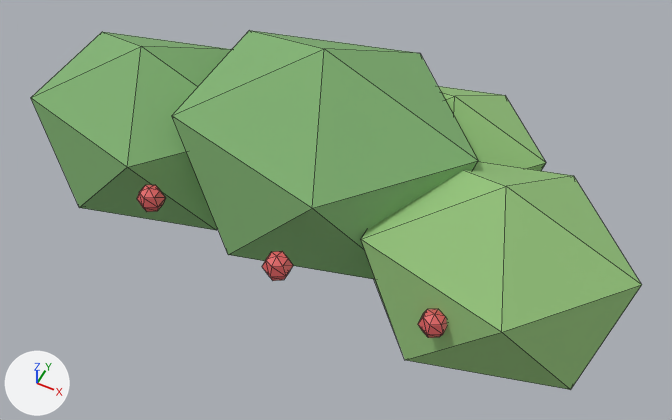
Two versions of the glTF model assets/models/courtyard/bush_wide.glb, one commit apart.
Both versions are drawn from a 50 mm camera at (0.795, -1.478, 2.083) aimed at (0.072, -0.033, 0.276). The lights are fixed; the arrows at lower left show +X, +Y and +Z. The first picture is the older version. Mesh edges are drawn as thin lines. Vertices at exactly the same position are counted once.

Objects in the first picture: 'BushWide'.
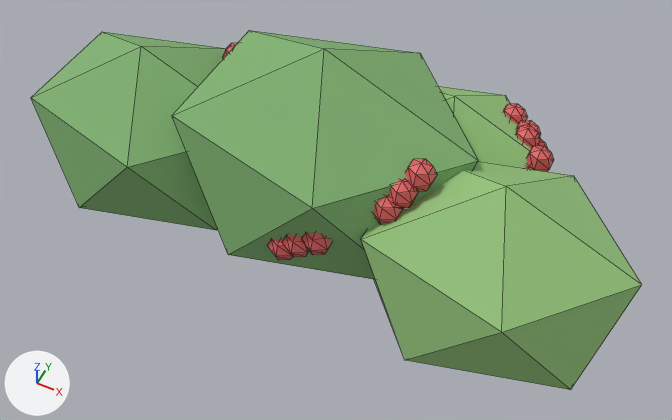
Boxes (x1, y1, x2, y2) around the edits, measured in the pictures (672 x 420 px; the box of a moved part takes in the faces that stretch with it):
part 1 of me_icosphere_011, moved or reshaped (not visible afterwards)
    before: (137, 185, 165, 212)
part 2 of me_icosphere_011, moved or reshaped (mostly hidden afterwards)
    before: (262, 251, 293, 281)
    after: (222, 43, 237, 59)
part 3 of me_icosphere_011, moved or reshaped (not visible afterwards)
    before: (418, 309, 447, 338)
part 4 of me_icosphere_011, added
    after: (282, 236, 309, 257)
part 5 of me_icosphere_011, added (red)
    after: (301, 233, 331, 255)
part 6 of me_icosphere_011, added
    after: (267, 239, 292, 260)
part 7 of me_icosphere_011, added
    after: (517, 120, 541, 136)
part 8 of me_icosphere_011, added
    after: (503, 104, 527, 124)
part 9 of me_icosphere_011, added (mostly hidden)
    after: (538, 139, 547, 148)
part 10 of me_icosphere_011, added (red)
    after: (389, 179, 418, 209)
part 11 of me_icosphere_011, added (red)
    after: (405, 159, 437, 191)
part 12 of me_icosphere_011, added (red)
    after: (374, 196, 402, 224)
part 13 of me_icosphere_011, added (red)
    after: (526, 146, 554, 172)
part 14 of me_icosphere_011, added
    after: (516, 126, 541, 148)

Patch to the scene script:
```diff
--- a/assets/models/courtyard/bush_wide.glb.py
+++ b/assets/models/courtyard/bush_wide.glb.py
@@ me_icosphere_011 @@
 # used by ob_bushwide; location = (0.0, 0.0, 0.0)
-me_icosphere_011.from_pydata(...)  # 108 vertices, 188 faces; spans x -0.84..0.84, y -0.41..0.5, z 0.02..0.72
+me_icosphere_011.from_pydata(...)  # 348 vertices, 620 faces; spans x -0.84..0.84, y -0.31..0.5, z 0.02..0.72
+# me_icosphere_011 part 1: the loose piece of 20 vertices spanning x -0.33..-0.27, y -0.34..-0.27, z 0.37..0.44 is moved by (-0.01, 0.52, 0.05)
+# me_icosphere_011 part 2: the loose piece of 20 vertices spanning x 0.07..0.13, y -0.41..-0.34, z 0.41..0.48 is moved by (-0.43, 0.56, 0.03)
+# me_icosphere_011 part 3: the loose piece of 20 vertices spanning x 0.42..0.48, y -0.34..-0.27, z 0.31..0.38 is moved by (-0.72, 0.55, 0.06)
+# me_icosphere_011 part 4: a new loose piece, a UV sphere (6 segments, 4 rings, poles along z) spanning x 0.034..0.103, y -0.268..-0.188, z 0.314..0.394, in mat_berry (red #e16161)
+# me_icosphere_011 part 5: a new loose piece, a UV sphere (6 segments, 4 rings, poles along z) spanning x 0.084..0.153, y -0.261..-0.181, z 0.344..0.424, in mat_berry (red #e16161)
+# me_icosphere_011 part 6: a new loose piece, a UV sphere (6 segments, 4 rings, poles along z) spanning x -0.006..0.063, y -0.272..-0.192, z 0.285..0.365, in mat_berry (red #e16161)
+# me_icosphere_011 part 7: a new loose piece, a UV sphere (6 segments, 4 rings, poles along z) spanning x 0.401..0.47, y 0.346..0.426, z 0.303..0.383, in mat_berry (red #e16161)
+# me_icosphere_011 part 8: a new loose piece, a UV sphere (6 segments, 4 rings, poles along z) spanning x 0.35..0.419, y 0.378..0.458, z 0.318..0.398, in mat_berry (red #e16161)
+# me_icosphere_011 part 9: a new loose piece, a UV sphere (6 segments, 4 rings, poles along z) spanning x 0.434..0.503, y 0.318..0.398, z 0.281..0.361, in mat_berry (red #e16161)
+# me_icosphere_011 part 10: a new loose piece, a UV sphere (6 segments, 4 rings, poles along z) spanning x 0.238..0.307, y -0.137..-0.057, z 0.459..0.539, in mat_berry (red #e16161)
+# me_icosphere_011 part 11: a new loose piece, a UV sphere (6 segments, 4 rings, poles along z) spanning x 0.264..0.334, y -0.094..-0.014, z 0.491..0.571, in mat_berry (red #e16161)
+# me_icosphere_011 part 12: a new loose piece, a UV sphere (6 segments, 4 rings, poles along z) spanning x 0.217..0.286, y -0.171..-0.091, z 0.428..0.508, in mat_berry (red #e16161)
+# me_icosphere_011 part 13: a new loose piece, a UV sphere (6 segments, 4 rings, poles along z) spanning x 0.464..0.534, y 0.256..0.336, z 0.314..0.394, in mat_berry (red #e16161)
+# me_icosphere_011 part 14: a new loose piece, a UV sphere (6 segments, 4 rings, poles along z) spanning x 0.41..0.479, y 0.307..0.387, z 0.321..0.401, in mat_berry (red #e16161)
+# other edits to the shape of me_icosphere_011 do not show in these pictures
 me_icosphere_011.materials.append(mat_bush)
```
